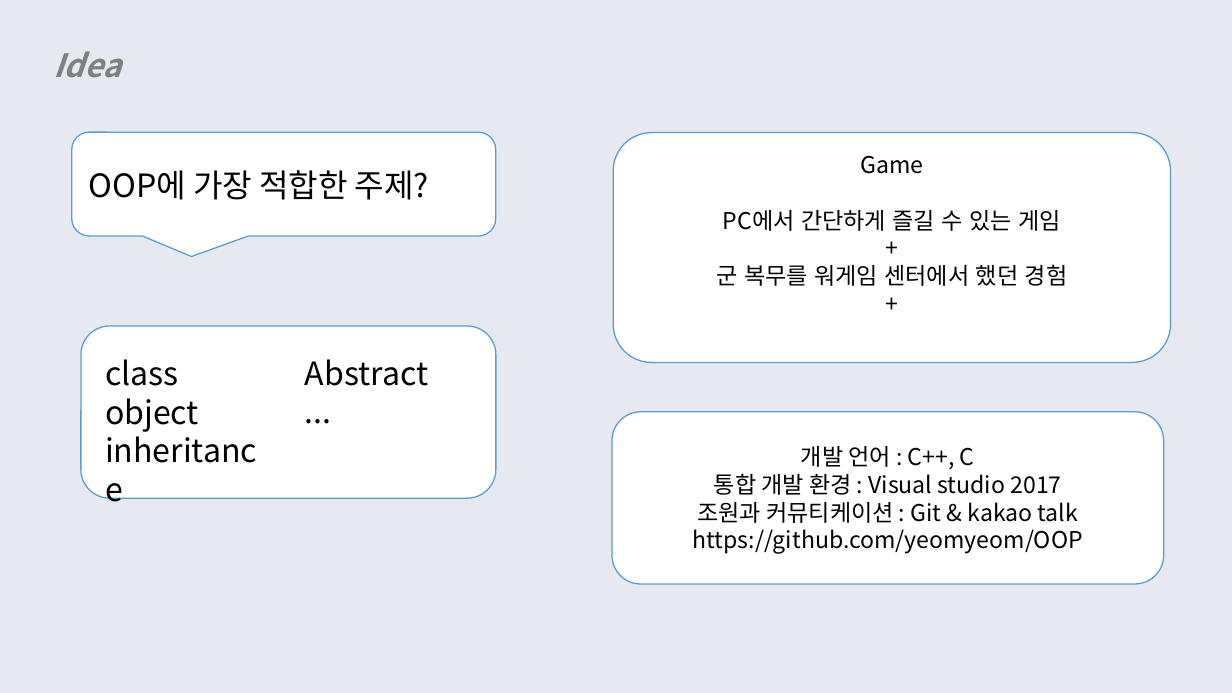
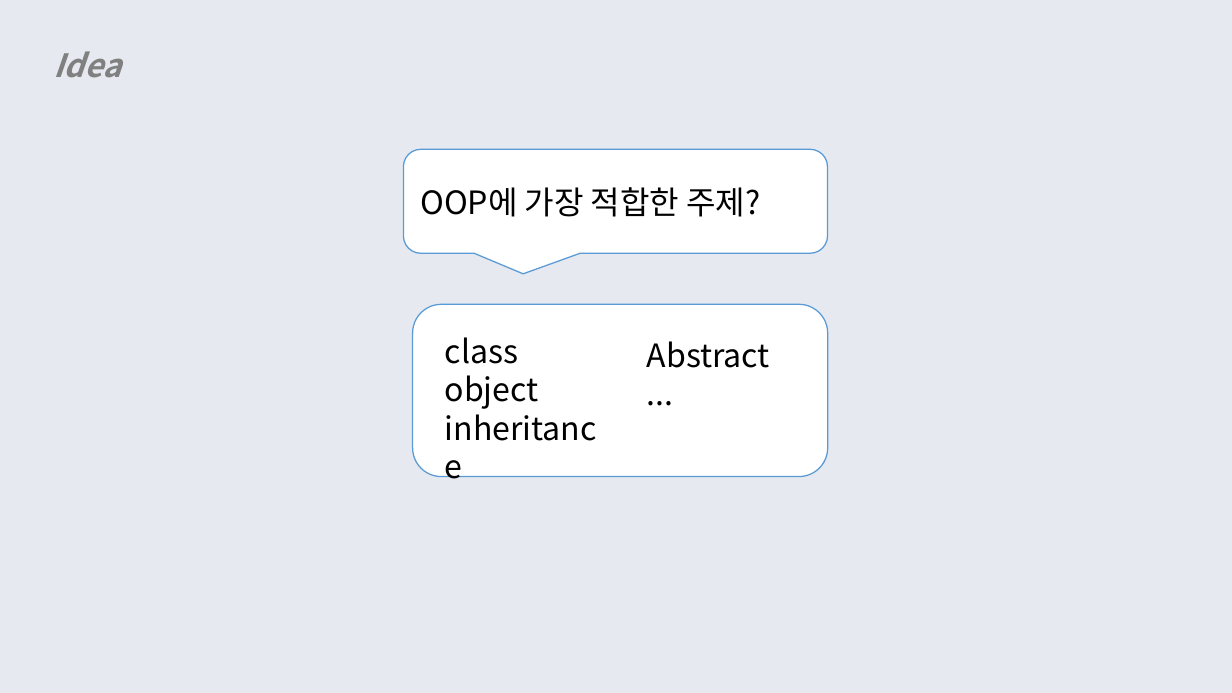
Before and after one commit to yeomyeom/OOP, a slide deck: slide 4 of ppt/객체지향프로그래밍.pptx. Drawn at 1232x693 pixels with LibreOffice and Linux fonts; fonts in the diff are those of the drawing. Boxes give left, top, right and bottom in pixels: in the first picture for what was removed or moved away, otherwise in the second. Text is boxed around its words. In the diff, an @@ line names an element or a change of style, - is before the commit and + after.

```diff
--- a/ppt/객체지향프로그래밍.pptx
+++ b/ppt/객체지향프로그래밍.pptx
@@ rounded rectangle removed at [614,133,1171,363] @@
-Game
-PC에서 간단하게 즐길 수 있는 게임
-+
-군 복무를 워게임 센터에서 했던 경험
-+
@@ rounded speech box: place and size @@
-rounded speech box at [72,132,496,236]
+rounded speech box at [404,150,828,253]
@@ text "OOP에 가장 적합한 주제?": place and size @@
-text "OOP에 가장 적합한 주제?" at [89,170,429,200]
+text "OOP에 가장 적합한 주제?" at [420,187,760,217]
@@ rounded rectangle: place and size @@
-rounded rectangle at [81,326,496,498]
+rounded rectangle at [413,304,828,476]
@@ rectangle "class": place and size @@
-rectangle "class" at [96,349,276,475]
+rectangle "class" at [436,326,616,453]
@@ rectangle "class" at [436,326,616,453]: outline #FFFFFF 0 pt dashed to #FFFFFF 0 pt @@
@@ rectangle "Abstract" at [638,331,818,419]: outline #FFFFFF 0 pt dashed to #FFFFFF 0 pt @@
@@ rectangle "Abstract": place and size @@
-rectangle "Abstract" at [296,348,476,435]
+rectangle "Abstract" at [638,331,818,419]
@@ rounded rectangle removed at [612,412,1164,584] @@
-개발 언어 : C++, C
-통합 개발 환경 : Visual studio 2017
-조원과 커뮤티케이션 : Git & kakao talk
-https://github.com/yeomyeom/OOP
```
Also in this commit, not shown: 13 other slides changed, 18 slides added, 7 slides removed.
